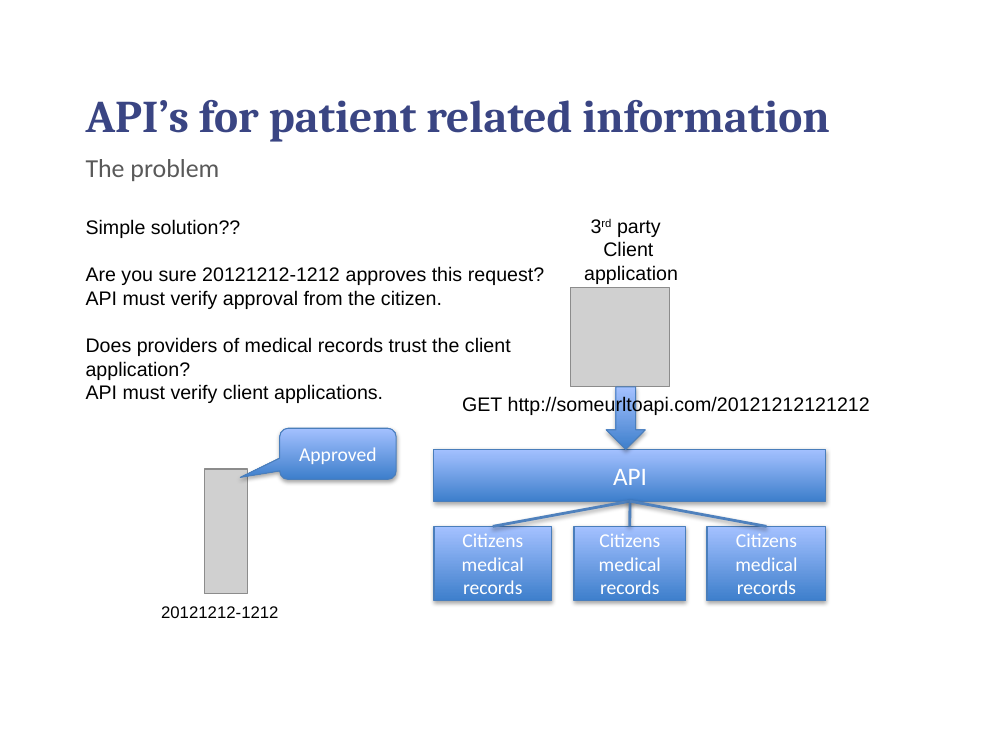
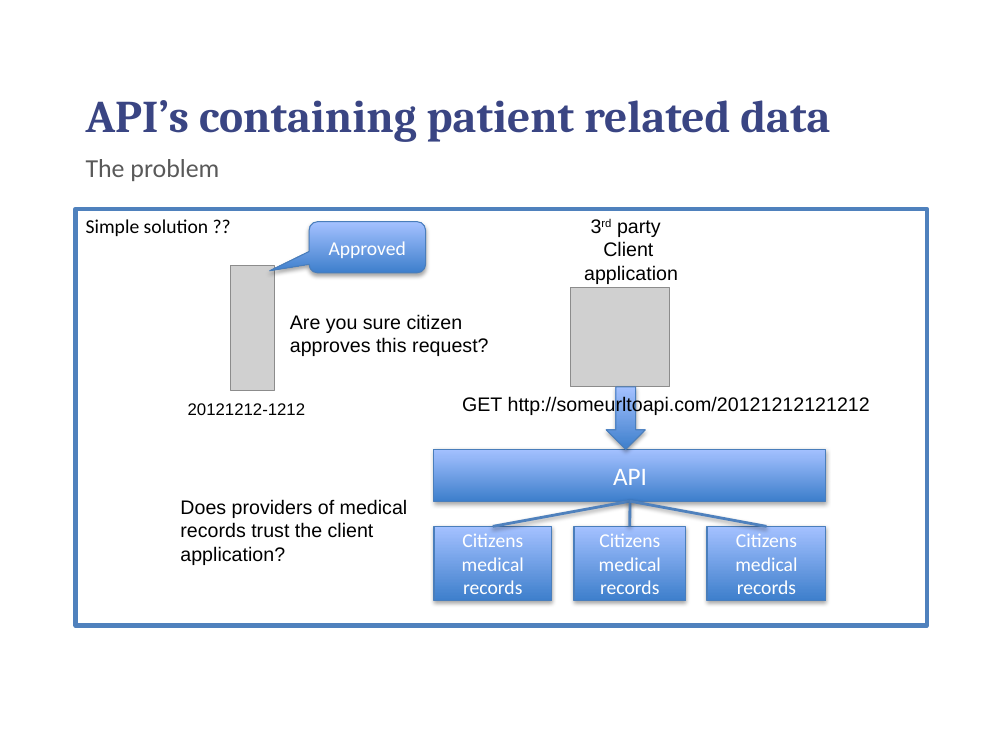
Before and after one commit to chilmers/cadec-healthcare-api-tutorial, a slide deck: slide 13 of Cadec-vårdens-apier.pptx. Drawn at 1008x756 pixels with LibreOffice and Linux fonts; fonts in the diff are those of the drawing; grey boxes stand for pictures; background and template pictures are left out. Boxes give left, top, right and bottom in pixels: in the first picture for what was removed or moved away, otherwise in the second. Text is boxed around its words. In the diff, an @@ line names an element or a change of style, - is before the commit and + after.

```diff
--- a/Cadec-vårdens-apier.pptx
+++ b/Cadec-vårdens-apier.pptx
@@ title at (86,100,830,142): text changed @@
-API’s for patient related information
+API’s containing patient related data
@@ text added at (76,209,926,625), outline #4F81BD 3 pt, 14 pt, text #000000 @@
+Simple solution ??
@@ rounded speech box "Approved": place and size @@
-rounded speech box "Approved" at (279,428,396,480)
+rounded speech box "Approved" at (309,222,426,273)
@@ picture: place and size @@
-picture at (205,469,248,594)
+picture at (231,266,274,391)
@@ text at (290,314,488,356): text changed @@
-Simple solution??
-Are you sure 20121212-1212 approves this request?
-API must verify approval from the citizen.
-Does providers of medical records trust the client application?
-API must verify client applications.
+Are you sure citizen
+approves this request?
@@ text "20121212-1212": place and size @@
-text "20121212-1212" at (161,606,278,618)
+text "20121212-1212" at (188,403,305,415)
@@ text added at (180,499,408,565), 14 pt, text #000000 @@
+Does providers of medical records trust the client application?
```
Also in this commit, not shown: 8 other slides changed.
